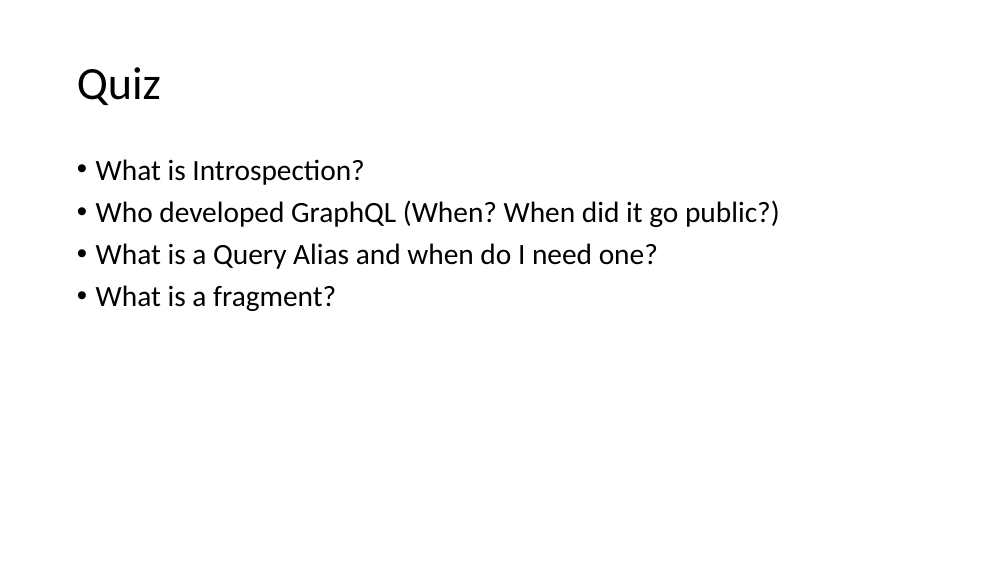
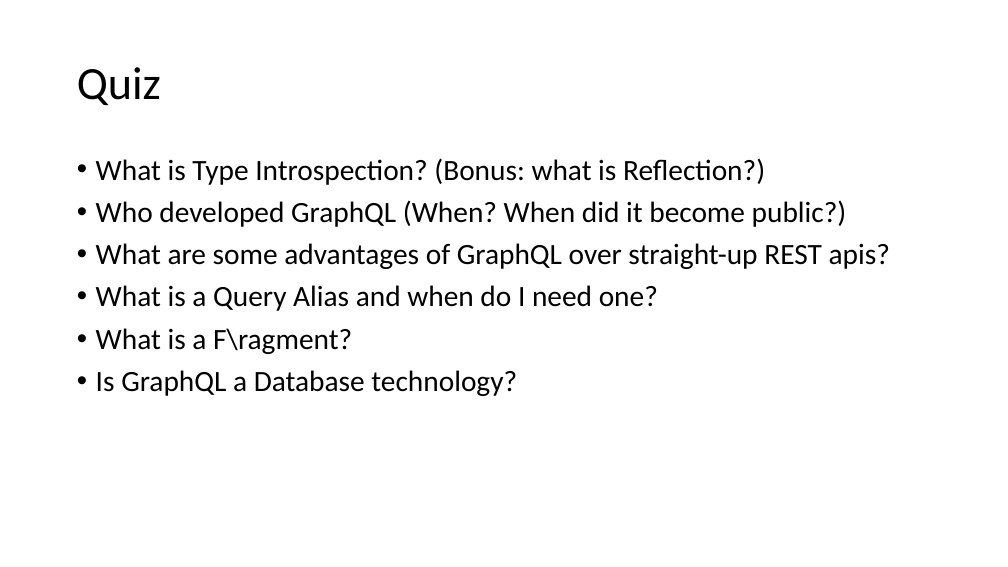
Before and after one commit to AlanCramer/BostonRestaurantInspections, a slide deck: slide 14 of Wormhole.pptx. Drawn at 1008x567 pixels with LibreOffice and Linux fonts; fonts in the diff are those of the drawing. Boxes give left, top, right and bottom in pixels: in the first picture for what was removed or moved away, otherwise in the second. Text is boxed around its words. In the diff, an @@ line names an element or a change of style, - is before the commit and + after.

```diff
--- a/Wormhole.pptx
+++ b/Wormhole.pptx
@@ text at [96,158,890,269]: text changed @@
-• What is Introspection?
-• Who developed GraphQL (When? When did it go public?)
+• What is Type Introspection? (Bonus: what is Reflection?)
+• Who developed GraphQL (When? When did it become public?)
+• What are some advantages of GraphQL over straight-up REST apis?
@@ text at [96,328,517,396]: text changed @@
-• What is a fragment?
+• What is a F\ragment?
+• Is GraphQL a Database technology?
```
Also in this commit, not shown: 2 other slides changed, 2 other files.
